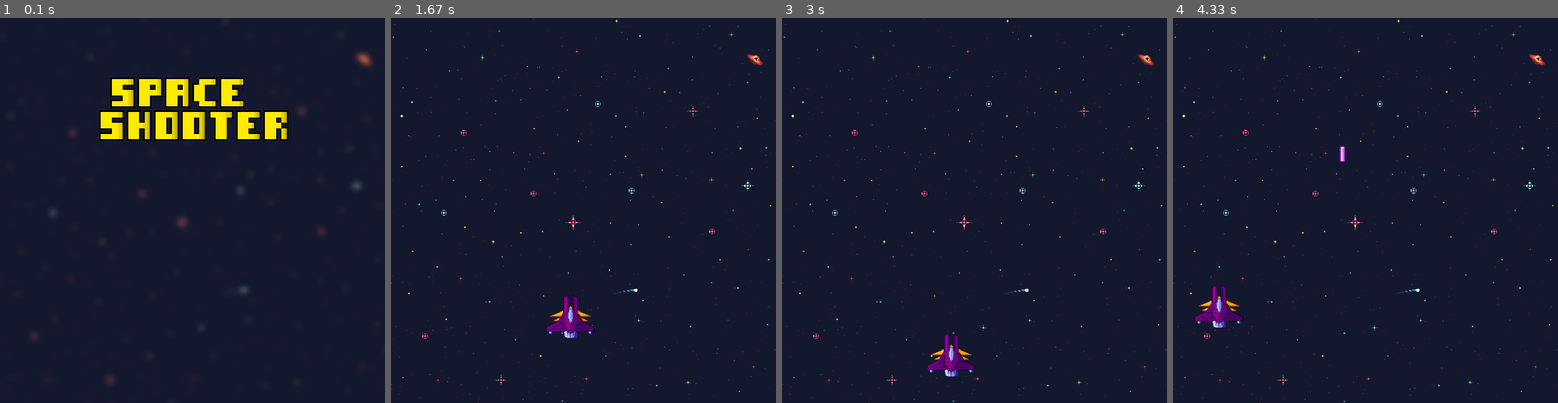
Above: before the commit, frames 1-4 (left to right).
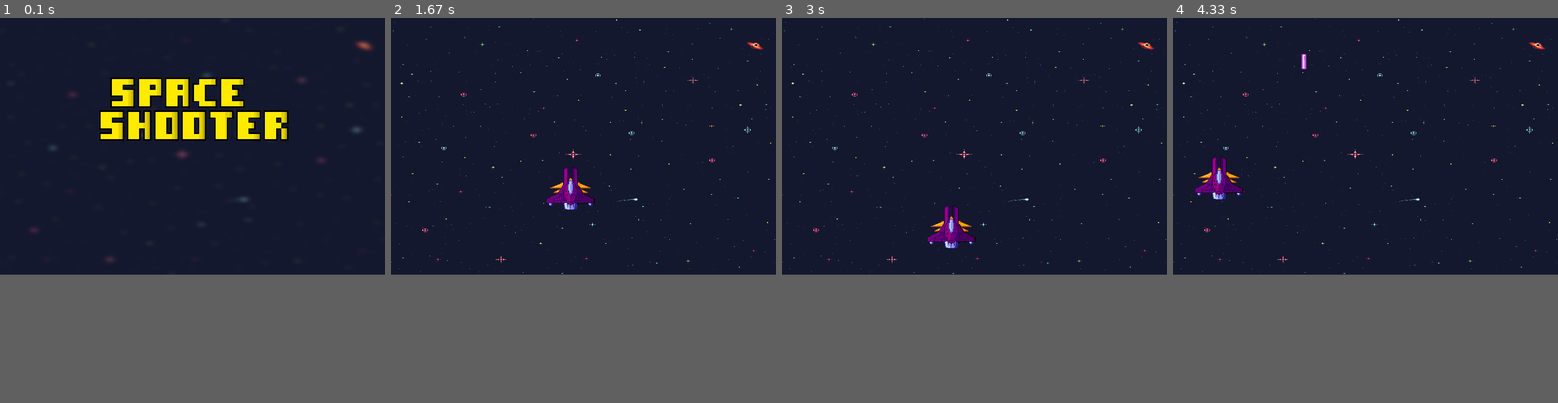
Above: after the commit, the same moments.

Repository: cjs-13/Projeto_pygame
Game: pygame game, started from main.py
Two runs of this game, one before a commit and one after it. Both use one fixed random seed, a clock stepped at 60 frames per second and the inputs below.
Inputs:
- Up to frame 1 (0.1 s): no input
- Up to frame 2 (1.67 s): tap Space at 0.33 s; hold W 1.17-1.63 s
- Up to frame 3 (3 s): hold D 1.67-2.13 s; hold A 2.17-2.7 s; hold S from 2.73 s (still down)
- Up to frame 4 (4.33 s): release S at 3.03 s; hold Space 3.07-3.47 s; hold A 3.07-3.47 s; hold A 3.5-3.9 s; hold W 3.93-4.3 s
The window is 750x750 before the commit and 750x500 after it. Grey fills any space a smaller window leaves; there, only what the larger window draws over its background counts as a difference.

The runs differ from the first frame. In frame 1, 0.8% of the frame differs, in the area x 8-97%, y 5-96%; in frame 2, 2.2%; in frame 3, 2.2%; in frame 4, 2.3%, in the area x 0-100%, y 0-100%.

Commit message:
Tiro altomatico
O tiro agora roda em um timer interno

Diff:
--- a/main.py
+++ b/main.py
@@ -3,10 +3,11 @@
 from sys import exit
 
 LARGURA = 750
-ALTURA = 750
+ALTURA = 500
 FPS = 60
 BRANCO = (255, 255, 255)
 RELOGIO = pygame.time.Clock()
+FIRERATE = 15
 
 pygame.init()
 
@@ -34,7 +35,7 @@
         self.nave = nave
 
     def draw(self, tela):
-        tela.blit(self.img, (self.x + self.nave.largura()/2 - 5, self.y))
+        tela.blit(self.img, (self.x + self.nave.largura()//2 - 5, self.y))
 
     def mover(self, vel):
         self.y += vel
@@ -52,7 +53,8 @@
         self.nave_img = None
         self.laser_img = None
         self.lasers = list()
-        self.cool_down_counter = 0
+        self.cool_down_counter = FIRERATE
+
 
     def draw(self, tela):
         tela.blit(self.nave_img, (self.x, self.y))
@@ -60,9 +62,11 @@
             laser.draw(tela)
 
     def atirar(self, nave):
-        laser = Laser(self.x, self.y, self.laser_img, nave)
-        self.lasers.append(laser)
-
+        if self.cool_down_counter == 0:
+            self.cool_down_counter = FIRERATE
+            laser = Laser(self.x, self.y, self.laser_img, nave)
+            self.lasers.append(laser)
+        self.cool_down_counter -= 1
     def mover_laser(self, vel, obj):
         for laser in self.lasers:
             laser.move(vel)
@@ -85,6 +89,7 @@
         self.laser_img = LASERS_PRINCIPAL
         self.mascara = pygame.mask.from_surface(self.nave_img)
 
+
     def mover_laser(self, vel, objs):
         for laser in self.lasers:
             laser.mover(vel)
@@ -105,7 +110,7 @@
     jogando = True
     jogador_vel = 5
     lasers_vel = 5
-    jogador = Jogador(300, 650)
+    jogador = Jogador(300, ALTURA - 100)
     inimigos = list()
     while jogando:
         RELOGIO.tick(FPS)
@@ -130,6 +135,8 @@
             jogador.y -= jogador_vel
         if keys[pygame.K_s] and jogador.y + jogador_vel + jogador.altura() < ALTURA:
             jogador.y += jogador_vel
+        if keys[pygame.K_SPACE]:
+            jogador.atirar(jogador)
 
         jogador.mover_laser(-lasers_vel, inimigos)
 
